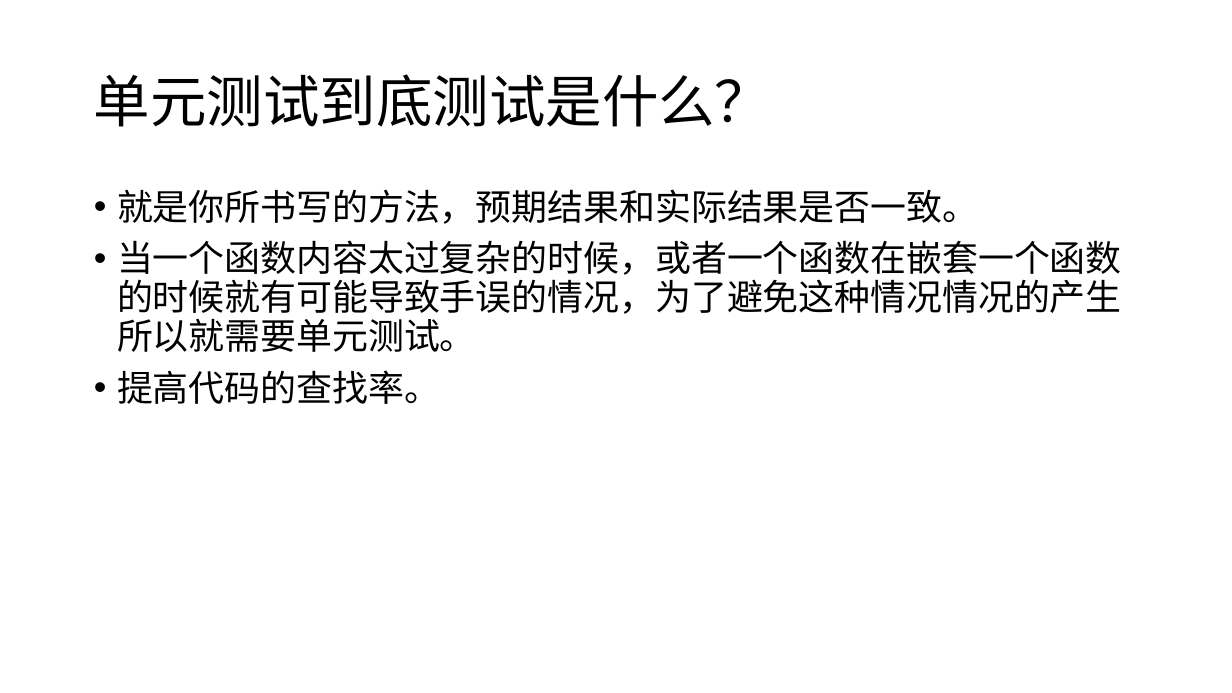
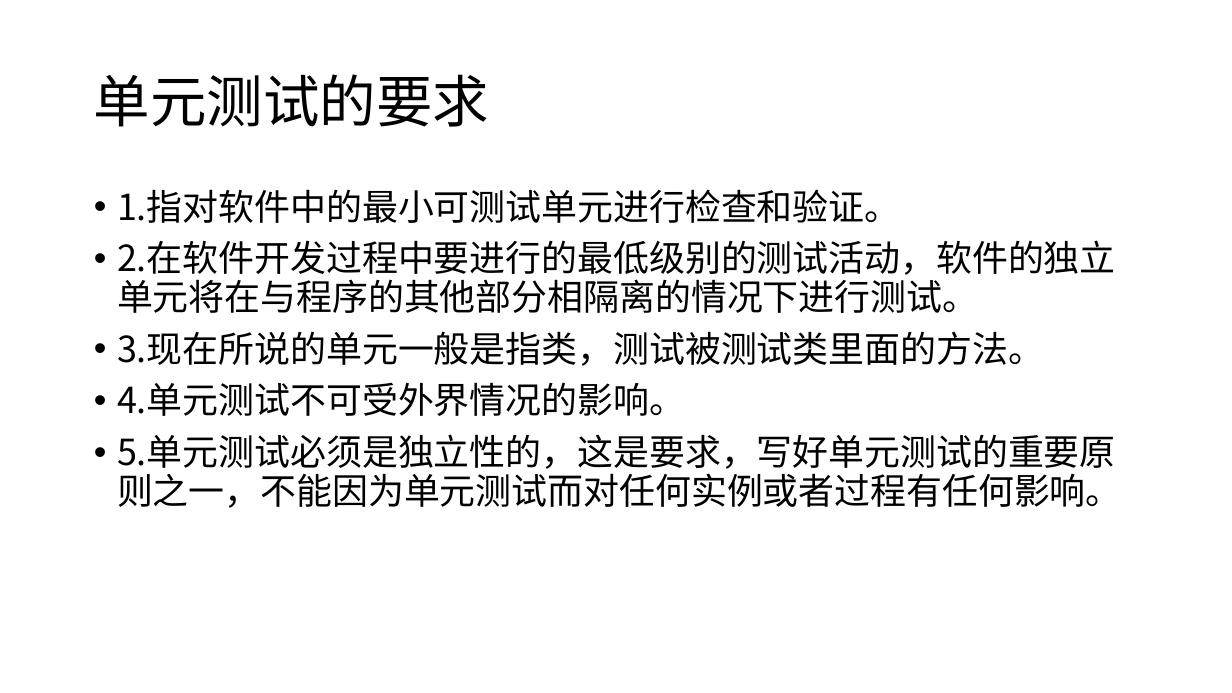
Before and after one commit to linhou/AndroidTest, a slide deck: slide 3 of 单元测试.pptx. Drawn at 1232x693 pixels with LibreOffice and Linux fonts; fonts in the diff are those of the drawing. Boxes give left, top, right and bottom in pixels: in the first picture for what was removed or moved away, otherwise in the second. Text is boxed around its words. In the diff, an @@ line names an element or a change of style, - is before the commit and + after.

Commit message:
重构内容

```diff
--- a/单元测试.pptx
+++ b/单元测试.pptx
@@ title at bbox=[94, 74, 489, 127]: text changed @@
-单元测试到底测试是什么？
+单元测试的要求
@@ text at bbox=[117, 189, 1122, 508]: text changed @@
-• 就是你所书写的方法，预期结果和实际结果是否一致。
-• 当一个函数内容太过复杂的时候，或者一个函数在嵌套一个函数的时候就有可能导致手误的情况，为了避免这种情况情况的产生所以就需要单元测试。
-• 提高代码的查找率。
+• 1.指对软件中的最小可测试单元进行检查和验证。
+• 2.在软件开发过程中要进行的最低级别的测试活动，软件的独立单元将在与程序的其他部分相隔离的情况下进行测试。
+• 3.现在所说的单元一般是指类，测试被测试类里面的方法。
+• 4.单元测试不可受外界情况的影响。
+• 5.单元测试必须是独立性的，这是要求，写好单元测试的重要原则之一，不能因为单元测试而对任何实例或者过程有任何影响。
```
Also in this commit, not shown: 12 other slides changed, 5 slides added, 3 slides removed, 8 other files.
